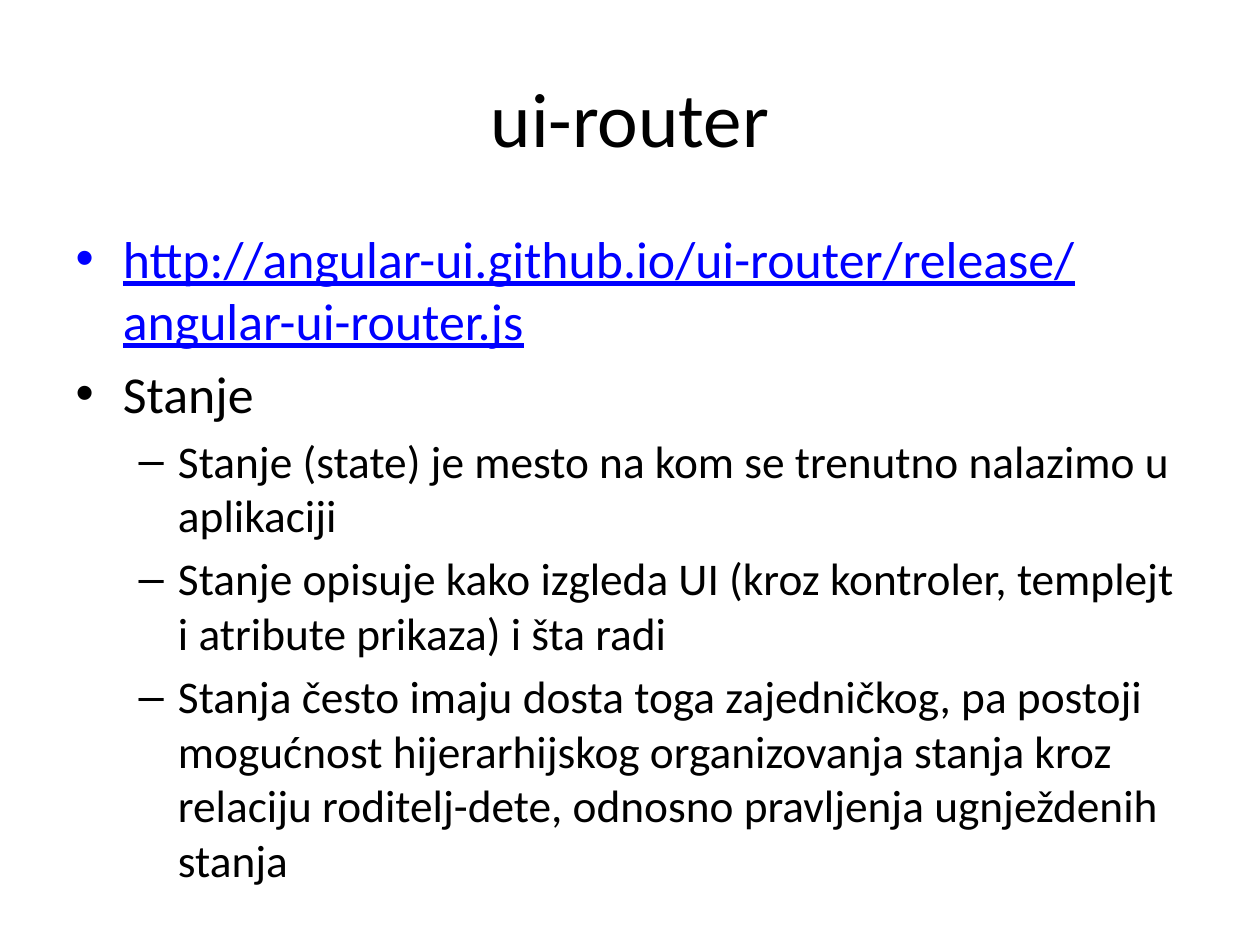
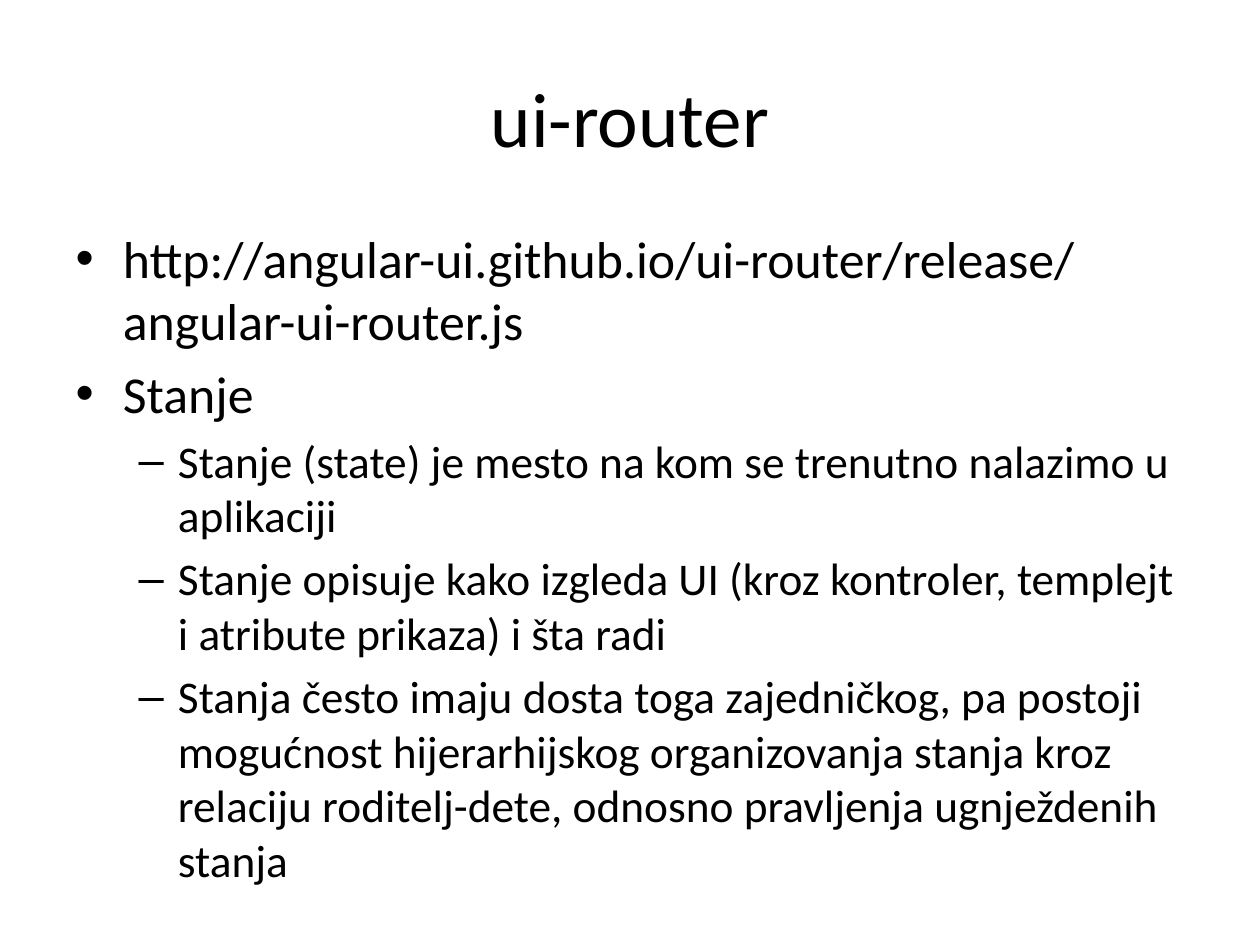
Before and after one commit to XWS2016/AngularJS, a slide deck: slide 21 of 04_Rutiranje/04 rutiranje.pptx. Drawn at 1260x945 pixels with LibreOffice and Linux fonts; fonts in the diff are those of the drawing. Boxes give left, top, right and bottom in pixels: in the first picture for what was removed or moved away, otherwise in the second. Text is boxed around its words. In the diff, an @@ line names an element or a change of style, - is before the commit and + after.

```diff
--- a/04_Rutiranje/04 rutiranje.pptx
+++ b/04_Rutiranje/04 rutiranje.pptx
@@ text at bbox=[123, 242, 1074, 349]: text colour #0000FF to #000000, underline off in "http://angular-ui.github.io/ui-router/release/angular-ui-rou ..." @@
```
Also in this commit, not shown: 3 other slides changed, 29 other files.
